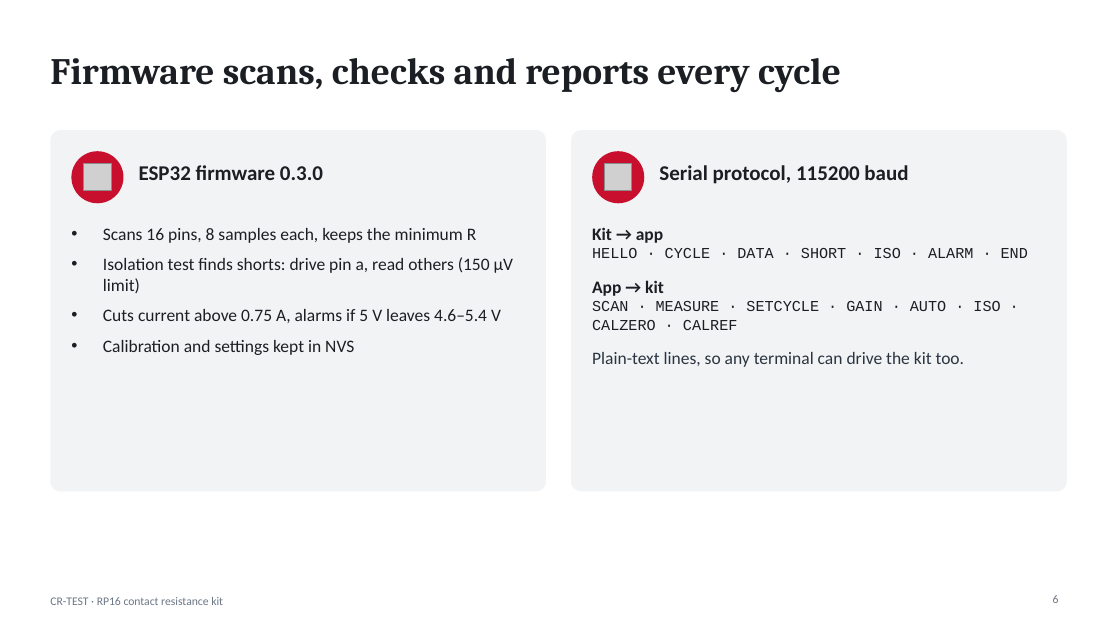
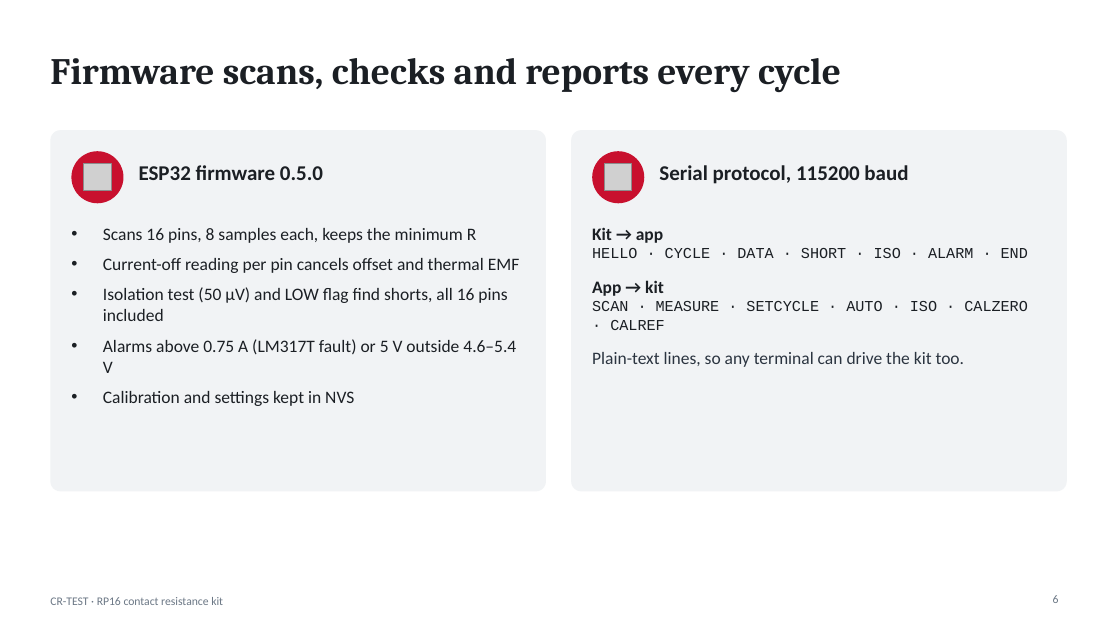
Before and after one commit to dophuthinh2010-crypto/kit-contact-resistance-16pin, a slide deck: slide 6 of docs/CR-TEST_presentation.pptx. Drawn at 1120x630 pixels with LibreOffice and Linux fonts; fonts in the diff are those of the drawing; grey boxes stand for pictures. Boxes give left, top, right and bottom in pixels: in the first picture for what was removed or moved away, otherwise in the second. Text is boxed around its words. In the diff, an @@ line names an element or a change of style, - is before the commit and + after.

```diff
--- a/docs/CR-TEST_presentation.pptx
+++ b/docs/CR-TEST_presentation.pptx
@@ text at [139, 165, 323, 180]: text changed @@
-ESP32 firmware 0.3.0
+ESP32 firmware 0.5.0
@@ text at [103, 258, 520, 373]: text changed @@
-• Isolation test finds shorts: drive pin a, read others (150 µV limit)
-• Cuts current above 0.75 A, alarms if 5 V leaves 4.6–5.4 V
+• Current-off reading per pin cancels offset and thermal EMF
+• Isolation test (50 µV) and LOW flag find shorts, all 16 pins included
+• Alarms above 0.75 A (LM317T fault) or 5 V outside 4.6–5.4 V
@@ text at [592, 301, 1028, 330]: text changed @@
-SCAN · MEASURE · SETCYCLE · GAIN · AUTO · ISO · CALZERO · CALREF
+SCAN · MEASURE · SETCYCLE · AUTO · ISO · CALZERO · CALREF
```
Also in this commit, not shown: 8 other slides changed, 39 other files.
